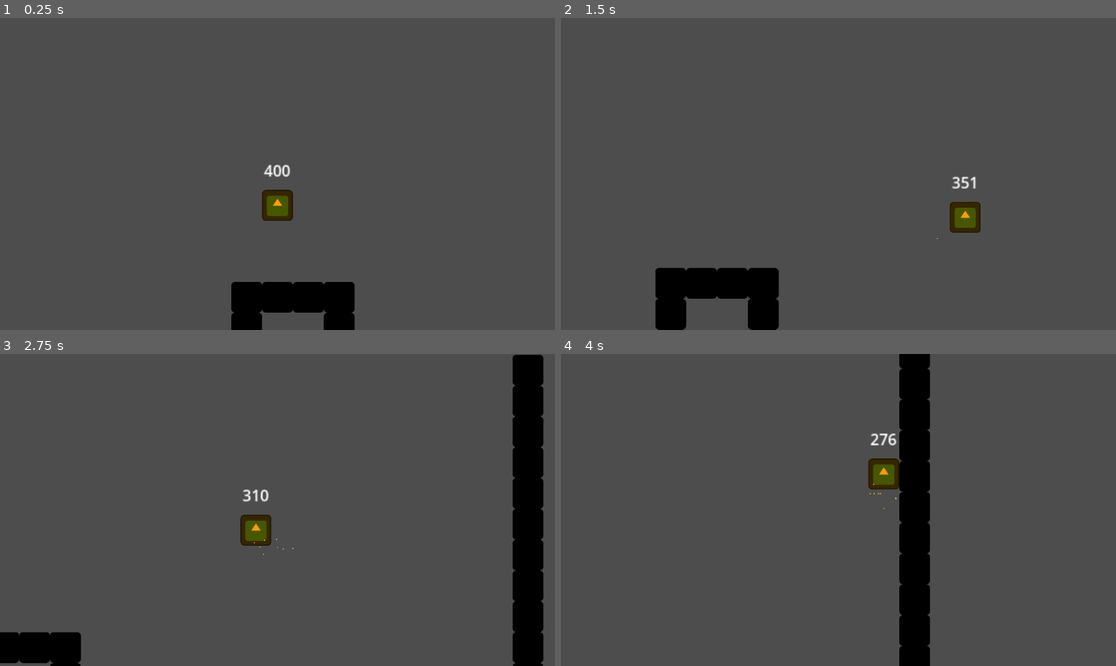
Above: before the commit, frames 1-4 (two rows, left to right).
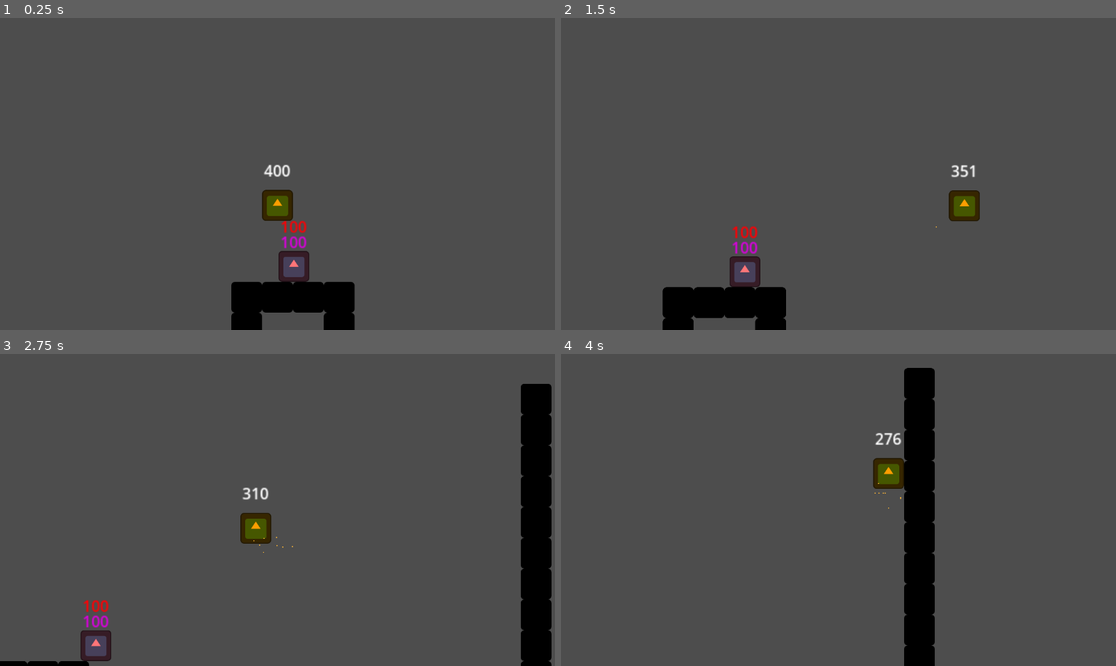
Above: after the commit, the same moments.

Repository: m3lon4rt/godot-proj
Game: Godot game, scene res://Scenes/Main.tscn
Two runs of this game, one before a commit and one after it. Both use one fixed random seed, a clock stepped at 60 frames per second and the inputs below. The engine's default icon, where the game draws it, is replaced by a stand-in: a white triangle on a blue panel in a dark square.
Inputs (mouse positions are in pixels of both pictures, inside the frame that each line leads up to):
- Up to frame 1 (0.25 s): no input
- Up to frame 2 (1.5 s): tap Enter (ui_accept) at 0.5, 0.77 s; move the mouse to (960, 158) at 0.52 s; hold Space (activate_flight) 0.53-1.28 s; hold Right (ui_right) from 0.53 s (still down); move the mouse to (727, 189) at 1.27 s; tap Space (activate_flight) at 1.35 s
- Up to frame 3 (2.75 s): tap Enter (ui_accept) at 1.52 s; move the mouse to (333, 441) at 2.02 s; release Right (ui_right) at 2.03 s; hold Left (ui_left) from 2.03 s (still down); hold Space (activate_flight) from 2.03 s (still down)
- Up to frame 4 (4 s): move the mouse to (810, 572) at 2.77 s; release Left (ui_left) at 2.78 s; release Space (activate_flight) at 2.78 s; hold Right (ui_right) from 2.78 s (still down); tap Space (activate_flight) at 2.85 s; tap Enter (ui_accept) at 3.02, 3.77 s; move the mouse to (1005, 556) at 3.52 s; hold Space (activate_flight) from 3.53 s (still down)

The runs differ from the first frame. In frame 1, 0.5% of the frame differs, in the area x 50-56%, y 65-85%; in frame 2, 3.7%; in frame 3, 5.5%, in the area x 0-100%, y 0-100%; in frame 4, 2.4%.

Commit message:
Finished basic 'Walker' enemy that follows the player

Diff:
--- a/Scenes/Main.tscn
+++ b/Scenes/Main.tscn
@@ -273,5 +273,5 @@
 fuel = 400
 
 [node name="Node2D" parent="." node_paths=PackedStringArray("target") instance=ExtResource("3_sv5ha")]
-position = Vector2(1056, 448)
+position = Vector2(635, 233)
 target = NodePath("../CharacterBody2D")
--- a/Scenes/Walker_mob.gd
+++ b/Scenes/Walker_mob.gd
@@ -2,7 +2,6 @@
 extends CharacterBody2D
 
 
-const SPEED = 300.0
 @export var MAX_SPEED = 40.0
 @export var ACCELERATION = 50.0
 @onready var ray_cast_2d = $RayCast2D
@@ -22,15 +21,14 @@
 	magic_hp_count = magic_hp
 
 func _physics_process(delta):
-	# Debug for HP values
-	print("physic_hp: %d" % physic_hp_count)
+	# Debug for HP values)
 	get_node("PhysicHP").text = str(physic_hp)
 
-	print("magic_hp: %d" % magic_hp_count)
 	get_node("MagicHP").text = str(magic_hp)
 
-	print("target posx: %d" % target.global_position.x)
-	print("target posy: %d" % target.global_position.y)
+	print("raycast direction: %d" % ray_cast_2d.target_position.x)
+
+	print("velocity.x: %d" % velocity.x)
 
 	# Add the gravity.
 	if not is_on_floor():
@@ -39,4 +37,17 @@
 	ray_cast_2d.target_position = target.global_position - ray_cast_2d.global_position + Vector2(16,16)
 	# added the last bit to compensate for the player's origin being at its upper left
 
+	var player_direction = ray_cast_2d.target_position.x
+	if player_direction > 0:
+		velocity.x += ACCELERATION
+	elif player_direction < 0:
+		velocity.x -= ACCELERATION
+	else:
+		velocity.x = 0
+
+	if velocity.x < -MAX_SPEED:
+		velocity.x = -MAX_SPEED
+	elif velocity.x > MAX_SPEED:
+		velocity.x = MAX_SPEED
+
 	move_and_slide()
--- a/Scenes/Walker_mob.tscn
+++ b/Scenes/Walker_mob.tscn
@@ -7,7 +7,7 @@
 
 [sub_resource type="RectangleShape2D" id="RectangleShape2D_d7nlq"]
 
-[node name="Node2D" type="CharacterBody2D"]
+[node name="Node2D2" type="CharacterBody2D"]
 script = ExtResource("1_deteq")
 
 [node name="Sprite2D" type="Sprite2D" parent="."]
